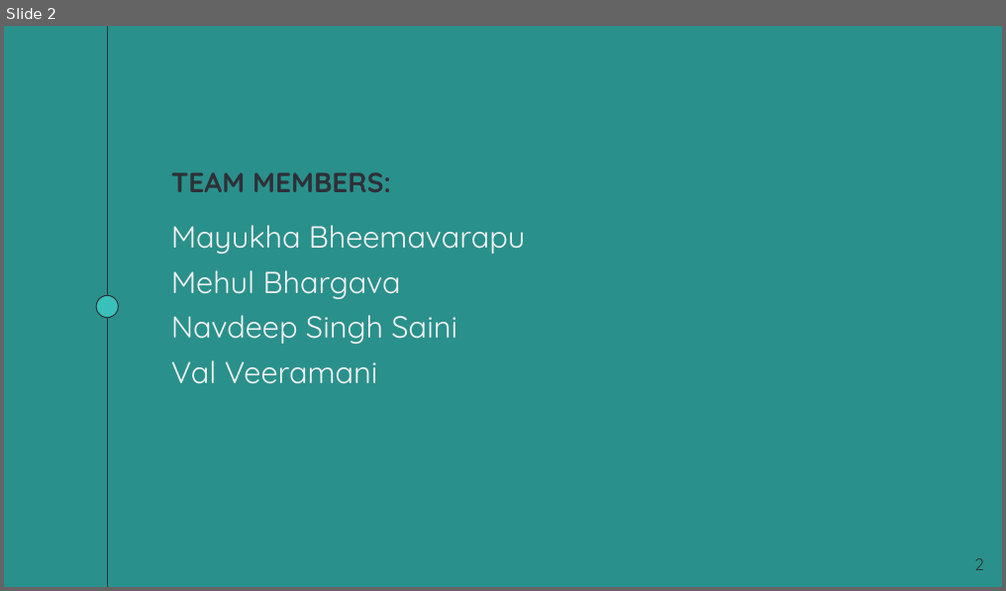
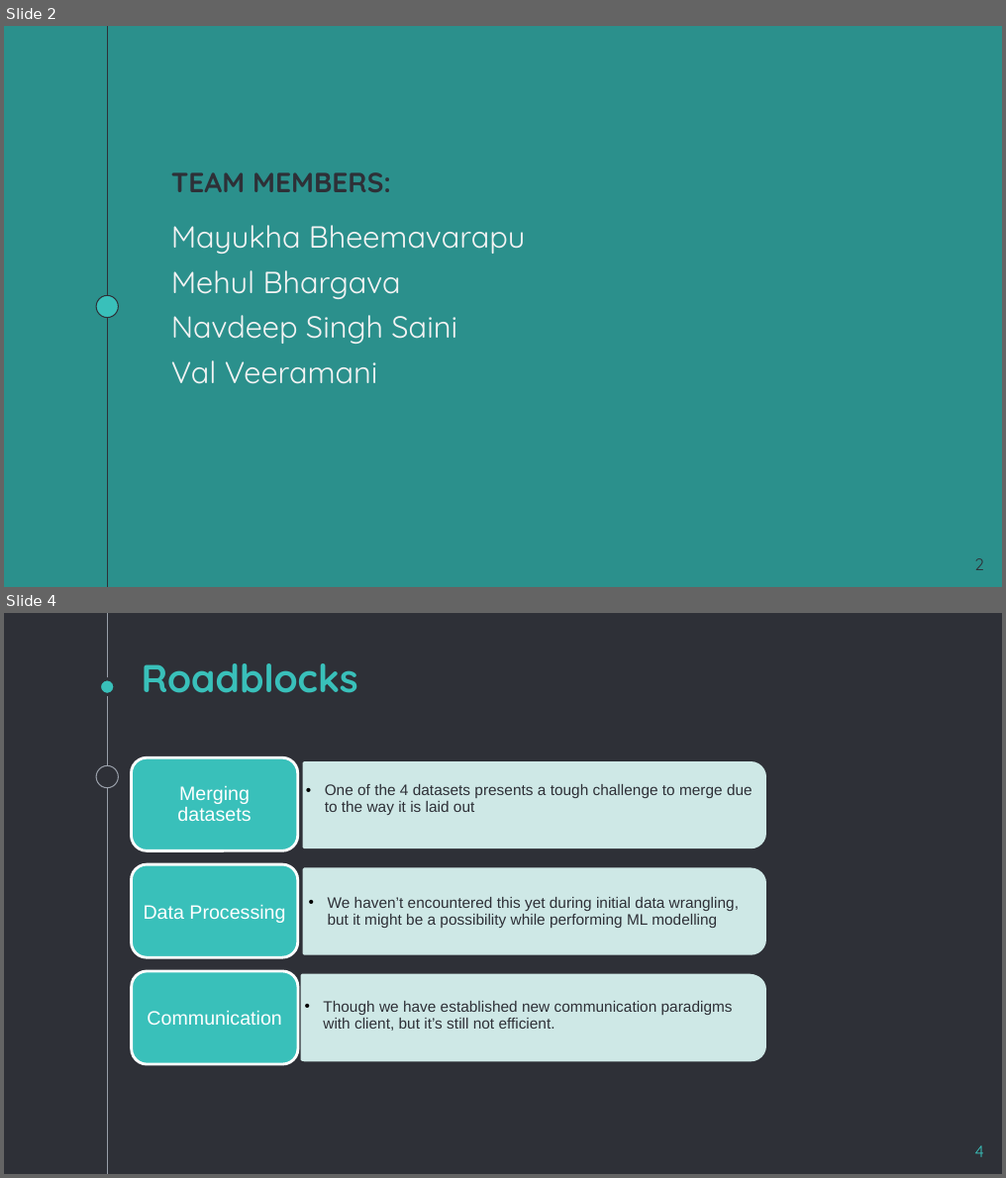
Before and after one commit to navdeep94/AAFC_UBC_Capstone_Crop_Prediction, a slide deck: admin/weekly-updates/AAFC_Capstone_week3.pptx. Shown one above the other, each under a label of ours: slide 2 before the commit, slides 2 and 4 after it; the slides between them are not shown. The pictures are 1006x591 and 1006x1178 pixels, drawn with LibreOffice and Linux fonts; fonts in the diff are those of the drawing. Boxes give left, top, right and bottom in pixels: in the first picture for what was removed or moved away, otherwise in the second. Text is boxed around its words. In the diff, an @@ line names an element or a change of style, - is before the commit and + after.

```diff
--- a/admin/weekly-updates/AAFC_Capstone_week3.pptx
+++ b/admin/weekly-updates/AAFC_Capstone_week3.pptx
@@ slide 4 added at (4, 613, 1002, 1174), background #2E3037 @@
@@ line added from (107, 613) to (107, 1173), #999FA9 0.75 pt @@
@@ title added at (142, 663, 358, 693), 28 pt, text #39C0BA, bold @@
+Roadblocks
@@ ellipse added at (100, 679, 116, 695), fill #39C0BA, outline #2E3037 2.25 pt @@
@@ rounded rectangle added at (131, 758, 297, 851), fill #39C0BA, outline #FFFFFF 2 pt @@
@@ ellipse added at (96, 765, 118, 787), fill #2E3037, outline #999FA9 0.75 pt @@
@@ text added at (177, 786, 251, 821), 14 pt, text #FFFFFF @@
+Merging datasets
@@ round same rect added at (304, 763, 765, 848), fill #CEE8E7 at 90% opacity, outline #CEE8E7 2 pt @@
@@ text added at (325, 784, 752, 815), 11 pt, text #2E3037 @@
+  • One of the 4 datasets presents a tough challenge to merge due to the way it is laid out
@@ rounded rectangle added at (131, 864, 297, 958), fill #39C0BA, outline #FFFFFF 2 pt @@
@@ round same rect added at (304, 869, 765, 954), fill #CEE8E7 at 90% opacity, outline #CEE8E7 2 pt @@
@@ text added at (144, 904, 285, 923), 14 pt, text #FFFFFF @@
+Data Processing
@@ text added at (328, 897, 739, 928), 11 pt, text #2E3037 @@
+  • We haven’t encountered this yet during initial data wrangling, but it might be a possibility while performing ML modelling
@@ rounded rectangle added at (132, 971, 298, 1064), fill #39C0BA, outline #FFFFFF 2 pt @@
@@ round same rect added at (302, 975, 763, 1060), fill #CEE8E7 at 90% opacity, outline #CEE8E7 2 pt @@
@@ round same rect added at (304, 975, 765, 1060), fill #CEE8E7 at 90% opacity, outline #CEE8E7 2 pt @@
@@ text added at (147, 1010, 281, 1025), 14 pt, text #FFFFFF @@
+Communication
@@ text added at (323, 1001, 733, 1031), 11 pt, text #2E3037 @@
+  • Though we have established new communication paradigms with client, but it’s still not efficient.
@@ page number added at (975, 1146, 984, 1157), 12 pt, text #39C0BA @@
+4
```
Also in this commit, not shown: 3 other slides changed, 1 other slide added, 2 slides removed, 5 other files.
